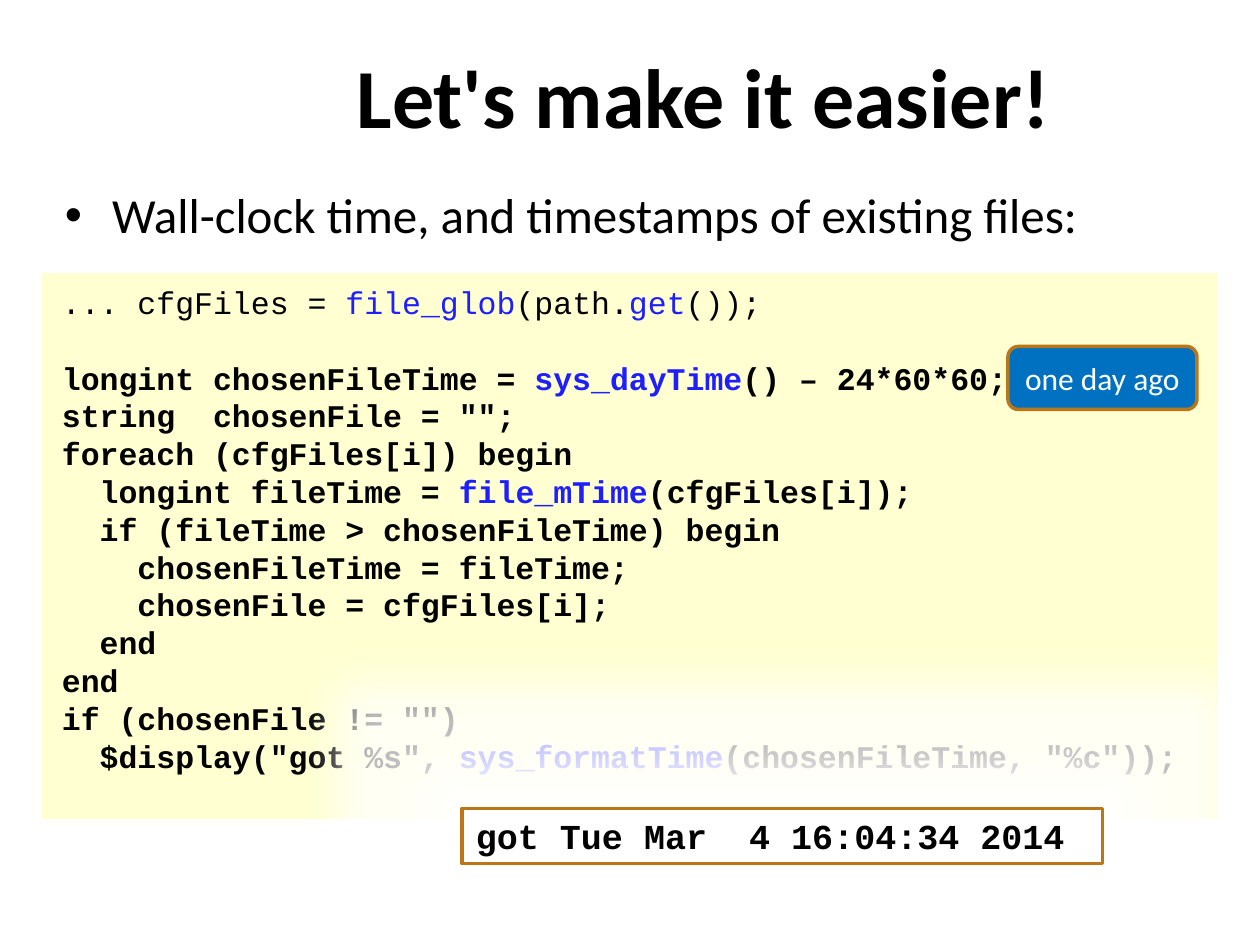
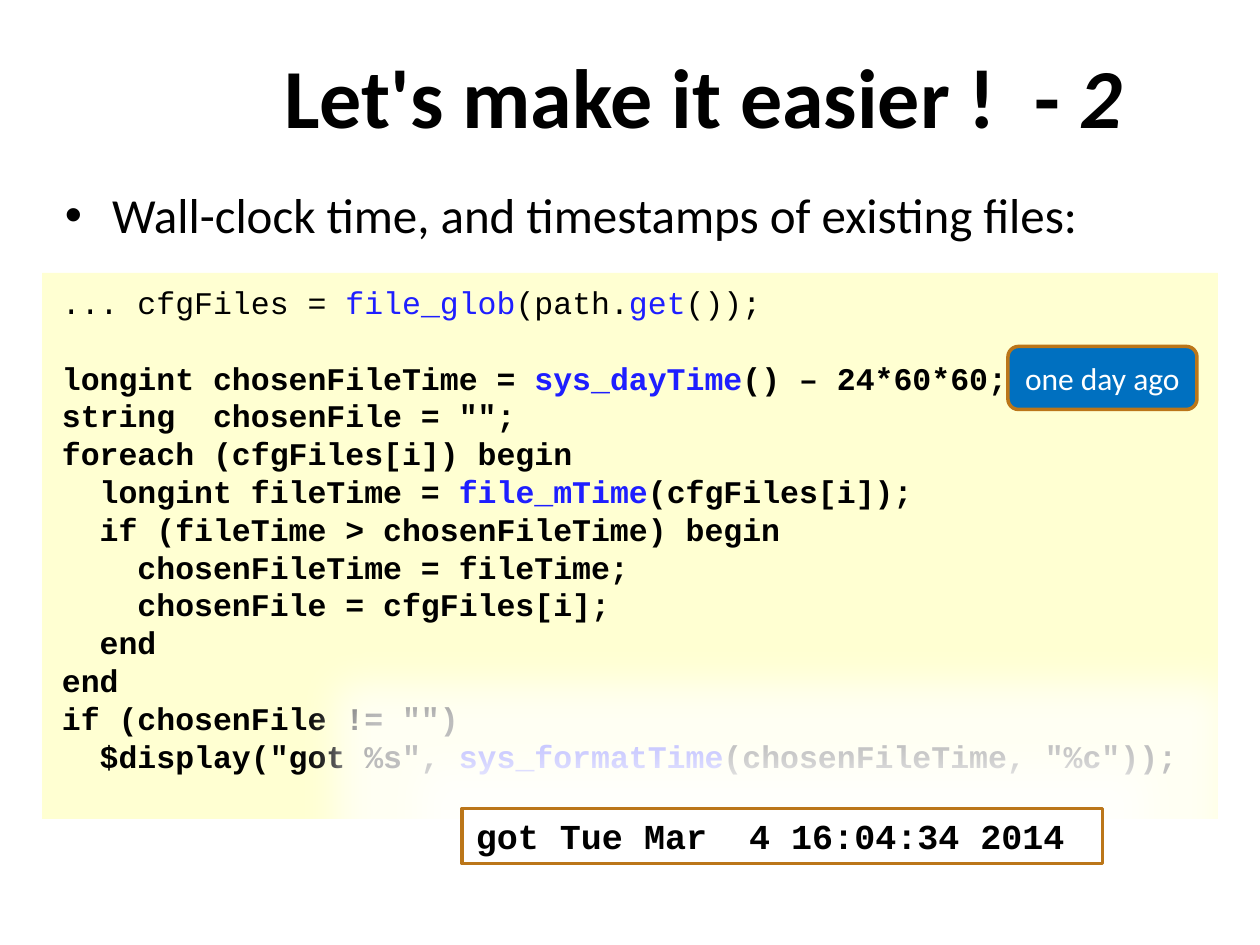
Before and after one commit to xiaoweish/svlib, a slide deck: slide 4 of svlib/doc/163-aq602-latest-draft.pptm. Drawn at 1260x945 pixels with LibreOffice and Linux fonts; fonts in the diff are those of the drawing; background and template pictures are left out. Boxes give left, top, right and bottom in pixels: in the first picture for what was removed or moved away, otherwise in the second. Text is boxed around its words. In the diff, an @@ line names an element or a change of style, - is before the commit and + after.

```diff
--- a/svlib/doc/163-aq602-latest-draft.pptm
+++ b/svlib/doc/163-aq602-latest-draft.pptm
@@ title at [284, 69, 1122, 129]: text changed @@
-Let's make it easier!
+Let's make it easier ! - 2
```
Also in this commit, not shown: 8 other slides changed, 1 slide added, 1 other file.
